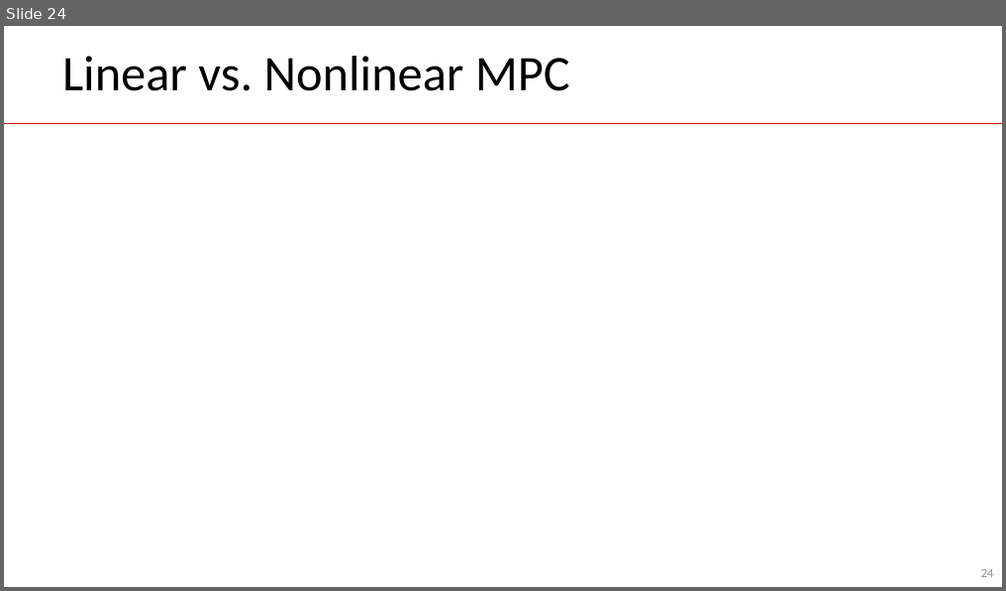
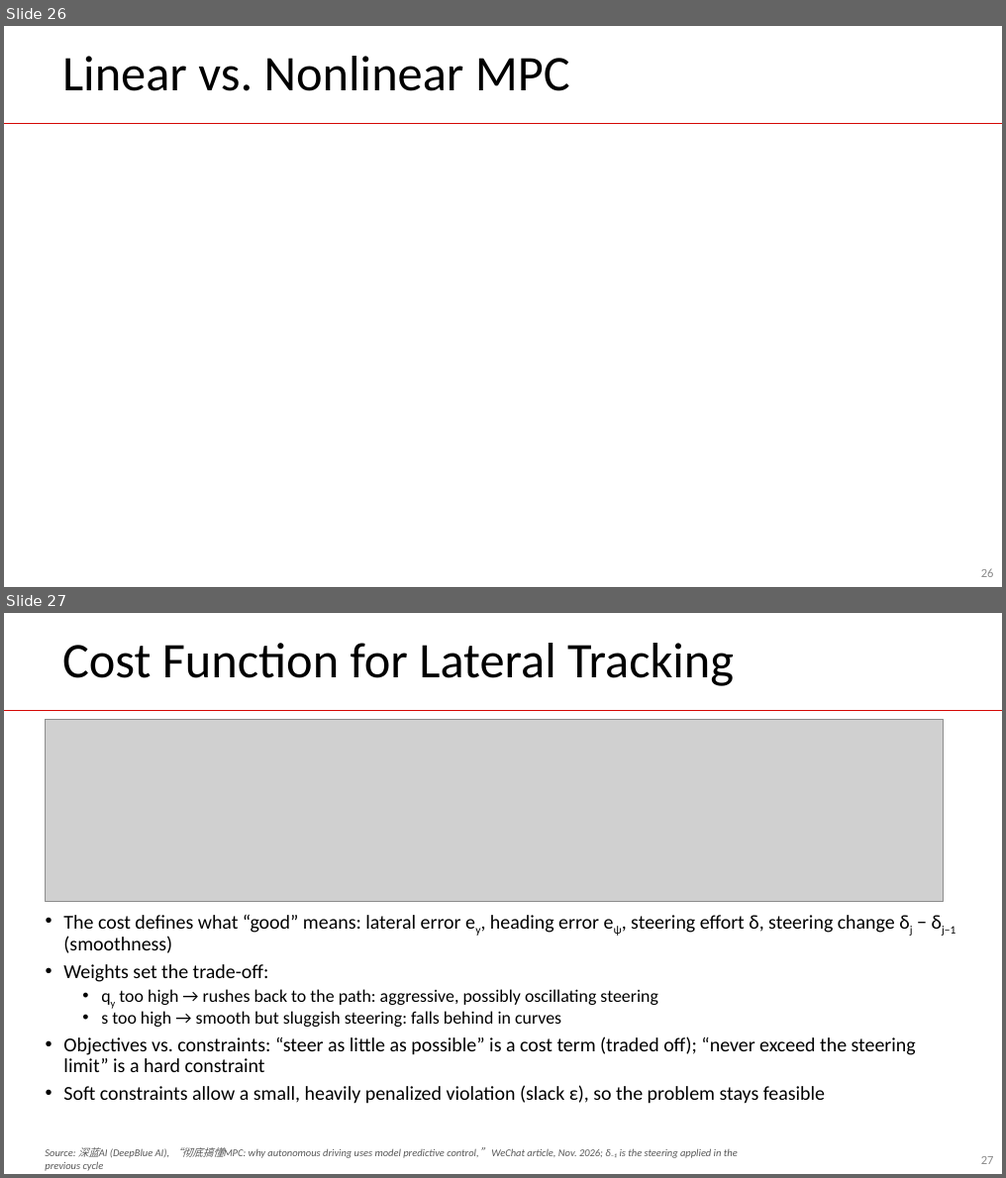
Before and after one commit to guhofstra/CSC144V, a slide deck: PPTs/L8 Control.pptx. Shown one above the other, each under a label of ours: slide 24 before the commit, slides 26 and 27 after it. The pictures are 1006x591 and 1006x1178 pixels, drawn with LibreOffice and Linux fonts; fonts in the diff are those of the drawing; grey boxes stand for pictures. Boxes give left, top, right and bottom in pixels: in the first picture for what was removed or moved away, otherwise in the second. Text is boxed around its words. In the diff, an @@ line names an element or a change of style, - is before the commit and + after.

Commit message:
control

```diff
--- a/PPTs/L8 Control.pptx
+++ b/PPTs/L8 Control.pptx
@@ slide 27 added at box(4, 613, 1002, 1174), background #FFFFFF; not listed: 1 template element that a slide beside it also shows @@
@@ title added at box(62, 643, 734, 686), 48 pt, text #000000 @@
+Cost Function for Lateral Tracking
@@ picture added at box(46, 719, 944, 901) @@
@@ text added at box(63, 914, 955, 1104), 19 pt, text #000000 @@
+• The cost defines what “good” means: lateral error ey, heading error eψ, steering effort δ, steering change δj − δj−1 (smoothness)
+• Weights set the trade-off:
+  • qy too high → rushes back to the path: aggressive, possibly oscillating steering
+  • s too high → smooth but sluggish steering: falls behind in curves
+• Objectives vs. constraints: “steer as little as possible” is a cost term (traded off); “never exceed the steering limit” is a hard constraint
+• Soft constraints allow a small, heavily penalized violation (slack ε), so the problem stays feasible
@@ text added at box(45, 1148, 738, 1171), 10 pt, text #595959, italic @@
+Source: 深蓝AI (DeepBlue AI), “彻底搞懂MPC: why autonomous driving uses model predictive control,” WeChat article, Nov. 2026; δ₋₁ is the steering applied in the previous cycle
@@ page number added at box(981, 1157, 994, 1164), 12 pt, text #8C8C8C @@
+27
@@ what was slide 24 is now slide 26 @@
```
Also in this commit, not shown: 4 other slides added, 6 other files.
